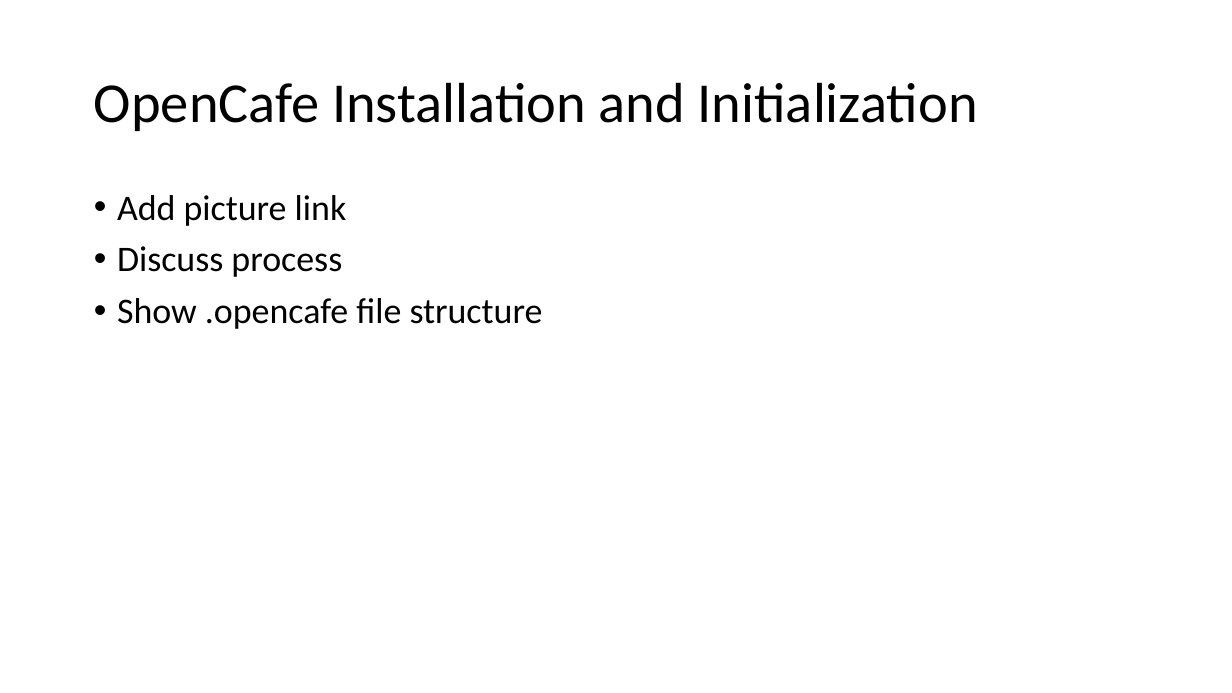
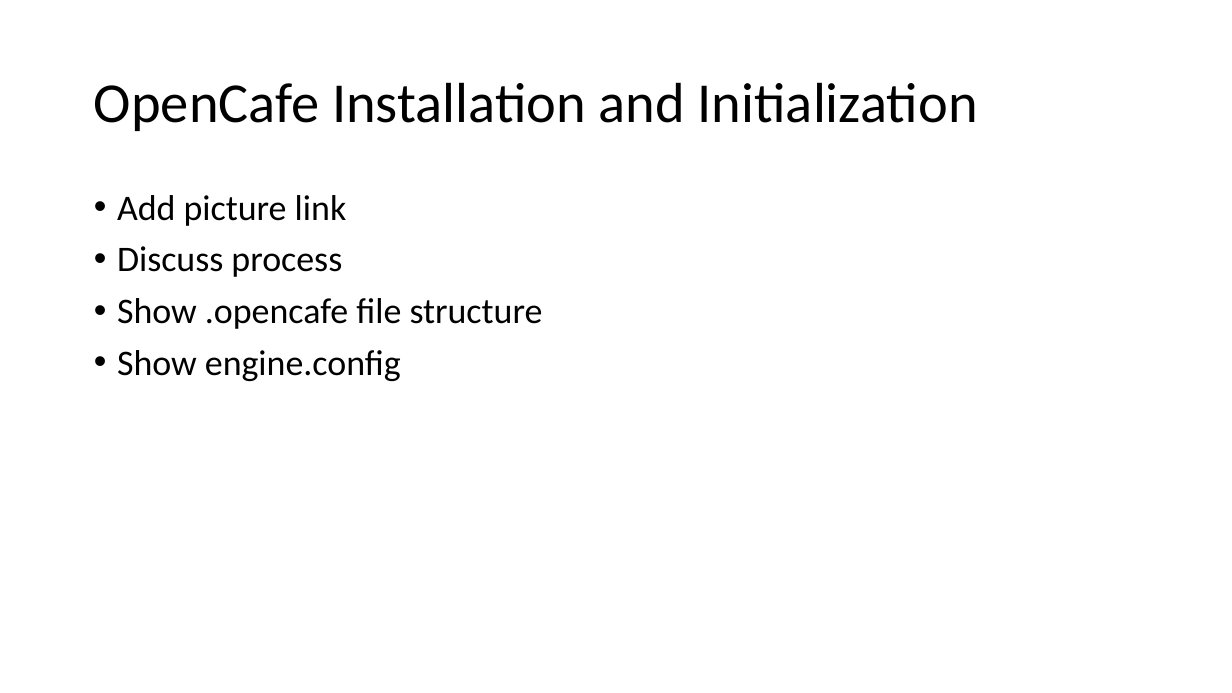
Before and after one commit to dwalleck/opencafe-training, a slide deck: slide 5 of OpenCafeTraining-Part1.pptx. Drawn at 1232x693 pixels with LibreOffice and Linux fonts; fonts in the diff are those of the drawing. Boxes give left, top, right and bottom in pixels: in the first picture for what was removed or moved away, otherwise in the second. Text is boxed around its words. In the diff, an @@ line names an element or a change of style, - is before the commit and + after.

```diff
--- a/OpenCafeTraining-Part1.pptx
+++ b/OpenCafeTraining-Part1.pptx
@@ text at box(117, 350, 401, 381): paragraph added @@
+• Show engine.config
```
Also in this commit, not shown: 3 other slides changed, 4 slides added, 1 other file.
